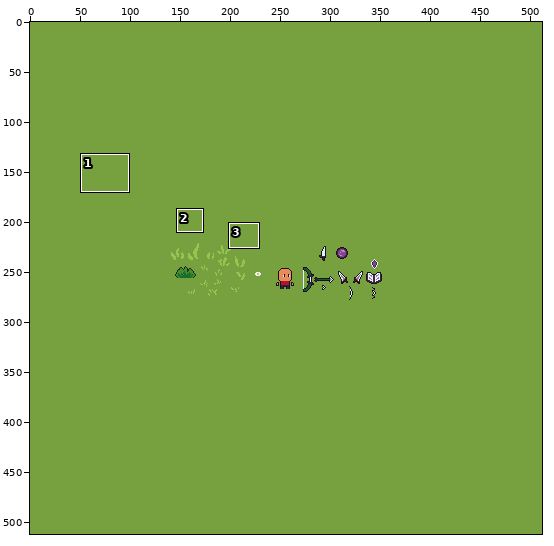
One commit to this pixel-art file: Assets/Game/Sprites/Aseprite/Nullgod_Sheet.aseprite. Above: a wide view before the commit, with the close-up outlined.
Close-up. Before the edit:
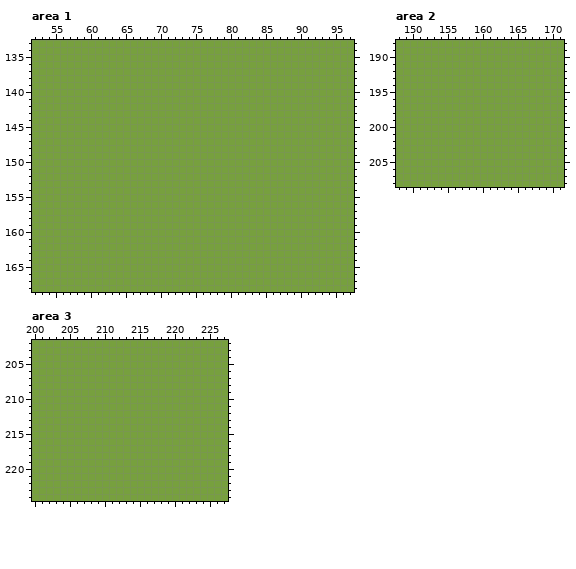
512x512 pixels, 1 frame. Colours within 5 levels of each other are drawn and written as one. Shown: area 1: x 52..97, y 133..168; area 2: x 148..171, y 188..208; area 3: x 200..227, y 202..224. The commit also changed other parts of the picture, which this record leaves out.
The result:
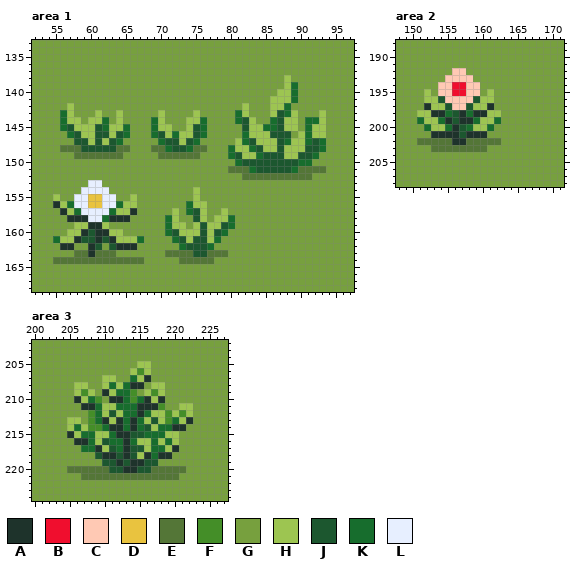
Palette (. is transparent): A #1e332b  B #f00e2e  C #ffc9b4  D #e9c33f  E #547637  F #448e28  G #77a03e  H #9dc551  J #1c572f  K #176d2d  L #e7efff
Diff:
--- area 1, layer "Vegetation"
@@ x 52..97 @@
 137 GGGGGGGGGGGGGGGGGGGGGGGGGGGGGGGGGGGGGGGGGGGGGG
-138 GGGGGGGGGGGGGGGGGGGGGGGGGGGGGGGGGGGGGGGGGGGGGG
-139 GGGGGGGGGGGGGGGGGGGGGGGGGGGGGGGGGGGGGGGGGGGGGG
-140 GGGGGGGGGGGGGGGGGGGGGGGGGGGGGGGGGGGGGGGGGGGGGG
-141 GGGGGGGGGGGGGGGGGGGGGGGGGGGGGGGGGGGGGGGGGGGGGG
-142 GGGGGGGGGGGGGGGGGGGGGGGGGGGGGGGGGGGGGGGGGGGGGG
-143 GGGGGGGGGGGGGGGGGGGGGGGGGGGGGGGGGGGGGGGGGGGGGG
-144 GGGGGGGGGGGGGGGGGGGGGGGGGGGGGGGGGGGGGGGGGGGGGG
-145 GGGGGGGGGGGGGGGGGGGGGGGGGGGGGGGGGGGGGGGGGGGGGG
-146 GGGGGGGGGGGGGGGGGGGGGGGGGGGGGGGGGGGGGGGGGGGGGG
-147 GGGGGGGGGGGGGGGGGGGGGGGGGGGGGGGGGGGGGGGGGGGGGG
-148 GGGGGGGGGGGGGGGGGGGGGGGGGGGGGGGGGGGGGGGGGGGGGG
-149 GGGGGGGGGGGGGGGGGGGGGGGGGGGGGGGGGGGGGGGGGGGGGG
-150 GGGGGGGGGGGGGGGGGGGGGGGGGGGGGGGGGGGGGGGGGGGGGG
-151 GGGGGGGGGGGGGGGGGGGGGGGGGGGGGGGGGGGGGGGGGGGGGG
-152 GGGGGGGGGGGGGGGGGGGGGGGGGGGGGGGGGGGGGGGGGGGGGG
-153 GGGGGGGGGGGGGGGGGGGGGGGGGGGGGGGGGGGGGGGGGGGGGG
-154 GGGGGGGGGGGGGGGGGGGGGGGGGGGGGGGGGGGGGGGGGGGGGG
-155 GGGGGGGGGGGGGGGGGGGGGGGGGGGGGGGGGGGGGGGGGGGGGG
-156 GGGGGGGGGGGGGGGGGGGGGGGGGGGGGGGGGGGGGGGGGGGGGG
-157 GGGGGGGGGGGGGGGGGGGGGGGGGGGGGGGGGGGGGGGGGGGGGG
-158 GGGGGGGGGGGGGGGGGGGGGGGGGGGGGGGGGGGGGGGGGGGGGG
-159 GGGGGGGGGGGGGGGGGGGGGGGGGGGGGGGGGGGGGGGGGGGGGG
-160 GGGGGGGGGGGGGGGGGGGGGGGGGGGGGGGGGGGGGGGGGGGGGG
-161 GGGGGGGGGGGGGGGGGGGGGGGGGGGGGGGGGGGGGGGGGGGGGG
-162 GGGGGGGGGGGGGGGGGGGGGGGGGGGGGGGGGGGGGGGGGGGGGG
-163 GGGGGGGGGGGGGGGGGGGGGGGGGGGGGGGGGGGGGGGGGGGGGG
-164 GGGGGGGGGGGGGGGGGGGGGGGGGGGGGGGGGGGGGGGGGGGGGG
+138 GGGGGGGGGGGGGGGGGGGGGGGGGGGGGGGGGGGGHGGGGGGGGG
+139 GGGGGGGGGGGGGGGGGGGGGGGGGGGGGGGGGGGGHKGGGGGGGG
+140 GGGGGGGGGGGGGGGGGGGGGGGGGGGGGGGGGGGHHKGGGGGGGG
+141 GGGGGGGGGGGGGGGGGGGGGGGGGGGGGGGGGGHHHKGGGGGGGG
+142 GGGGGHGGGGGGGGGGGGGGGGGGGGGGGGHGGGHHKGGGGGGGGG
+143 GGGGKHGGGHGGHGGGGGHGGGGHGGGGGKHGGGHJKHGGGHGGGG
+144 GGGGKHHGHHKGHGGGGKHGGGHHKGGGGKJHGGKJHHGKKHGGGG
+145 GGGGKJHHHJKHHKGGGKHHGGHJKGGGGGJHHKKJHHGKHHGGGG
+146 GGGGGKJHHJJHJKGGGKJHKHHJKGGGGGKHHHJJJGHKHHGGGG
+147 GGGGGGJJHJHJKGGGGGKJJHJKGGGGGHKJHHHJKHHKJKGGGG
+148 GGGGEEEJJJJJEEGGGEEKJJKEEGGGKHHKJHHJHHHJJKGGGG
+149 GGGGGGEEEEEEEGGGGGEEEEEEGGGGKJHHKJJJHHJJKGGGGG
+150 GGGGGGGGGGGGGGGGGGGGGGGGGGGGGKJJJJJJJJKKGGGGGG
+151 GGGGGGGGGGGGGGGGGGGGGGGGGGGGEEEKJJJJJKEEEEGGGG
+152 GGGGGGGGGGGGGGGGGGGGGGGGGGGGGGEEEEEEEEEEGGGGGG
+153 GGGGGGGGLLGGGGGGGGGGGGGGGGGGGGGGGGGGGGGGGGGGGG
+154 GGGGGGGLLLLGGGGGGGGGGGGHGGGGGGGGGGGGGGGGGGGGGG
+155 GGGHGGLLDDLLGGHGGGGGGGGHGGGGGGGGGGGGGGGGGGGGGG
+156 GGGAHKLLDDLLKHHGGGGGGGKHHGGGGGGGGGGGGGGGGGGGGG
+157 GGGGAHKLLLLKHHAGGGGGHGKJHGGHGGGGGGGGGGGGGGGGGG
+158 GGGGGAAALLKAAAGGGGGKHGGJHGHHKGGGGGGGGGGGGGGGGG
+159 GGGGGGHHAAHGGGGGGGGKHHGHJHHJKGGGGGGGGGGGGGGGGG
+160 GGGGGHHAJAAHHGGGGGGKJHHHJHJKGGGGGGGGGGGGGGGGGG
+161 GGGKHHAJJAJAHHHKGGGGKJHJJHKGGGGGGGGGGGGGGGGGGG
+162 GGGGAAGGAJGJAAAGGGGGGKJJJKGGGGGGGGGGGGGGGGGGGG
+163 GGGGGGEEAEEEGGGGGGGEEEEJJEEEGGGGGGGGGGGGGGGGGG
+164 GGGEEEEEEEEEEEEEGGGGGEEEEEGGGGGGGGGGGGGGGGGGGG
 165 GGGGGGGGGGGGGGGGGGGGGGGGGGGGGGGGGGGGGGGGGGGGGG
--- area 2, layer "Vegetation"
@@ x 149..164 @@
 191 GGGGGGGGGGGGGGGG
-192 GGGGGGGGGGGGGGGG
-193 GGGGGGGGGGGGGGGG
-194 GGGGGGGGGGGGGGGG
-195 GGGGGGGGGGGGGGGG
-196 GGGGGGGGGGGGGGGG
-197 GGGGGGGGGGGGGGGG
-198 GGGGGGGGGGGGGGGG
-199 GGGGGGGGGGGGGGGG
-200 GGGGGGGGGGGGGGGG
-201 GGGGGGGGGGGGGGGG
-202 GGGGGGGGGGGGGGGG
-203 GGGGGGGGGGGGGGGG
+192 GGGGGGGCCGGGGGGG
+193 GGGGGGCCCCGGGGGG
+194 GGGGGCCBBCCGGGGG
+195 GGGHGCCBBCCGHGGG
+196 GGGHHJCCCCJHHGGG
+197 GGGAHHJCCJHHAGGG
+198 GGHHAAKJAKAAHHGG
+199 GGKHHKAJAAKHHKGG
+200 GGGKHHKAJKHHKGGG
+201 GGGGAAAAJAAAGGGG
+202 GGEEEEEAAEEEEEGG
+203 GGGGEEEEEEEEGGGG
 204 GGGGGGGGGGGGGGGG
--- area 3, layer "Vegetation"
@@ x 200..227 @@
 204 GGGGGGGGGGGGGGGGGGGGGGGGGGGG
-205 GGGGGGGGGGGGGGGGGGGGGGGGGGGG
-206 GGGGGGGGGGGGGGGGGGGGGGGGGGGG
-207 GGGGGGGGGGGGGGGGGGGGGGGGGGGG
-208 GGGGGGGGGGGGGGGGGGGGGGGGGGGG
-209 GGGGGGGGGGGGGGGGGGGGGGGGGGGG
-210 GGGGGGGGGGGGGGGGGGGGGGGGGGGG
-211 GGGGGGGGGGGGGGGGGGGGGGGGGGGG
-212 GGGGGGGGGGGGGGGGGGGGGGGGGGGG
-213 GGGGGGGGGGGGGGGGGGGGGGGGGGGG
-214 GGGGGGGGGGGGGGGGGGGGGGGGGGGG
-215 GGGGGGGGGGGGGGGGGGGGGGGGGGGG
-216 GGGGGGGGGGGGGGGGGGGGGGGGGGGG
-217 GGGGGGGGGGGGGGGGGGGGGGGGGGGG
-218 GGGGGGGGGGGGGGGGGGGGGGGGGGGG
-219 GGGGGGGGGGGGGGGGGGGGGGGGGGGG
-220 GGGGGGGGGGGGGGGGGGGGGGGGGGGG
-221 GGGGGGGGGGGGGGGGGGGGGGGGGGGG
+205 GGGGGGGGGGGGGGGHHGGGGGGGGGGG
+206 GGGGGGGGGGGGGGHFHGGGGGGGGGGG
+207 GGGGGGGGGGHHGGKHAGGGGGGGGGGG
+208 GGGGGGHHGGHKHKAAGHHGGGGGGGGG
+209 GGGGGGHFHGAHKKFGHFHGGGGGGGGG
+210 GGGGGGAHKFGAAKFKAHAGGGGGGGGG
+211 GGGGGGGAAKHHKKKAAAFGGHHGGGGG
+212 GGGGGGGGFKHJHKKAKHHFHFHGGGGG
+213 GGGGGHHGFKAHAKAKHJHFKHAGGGGG
+214 GGGGGHKHFFKAAKAKJHKKAAGGGGGG
+215 GGGGGAHKKHHKAAJJKKKHHGGGGGGG
+216 GGGGGGAAKHJKKAKHHKHKHGGGGGGG
+217 GGGGGGGKKAHJKAJJHKKHAGGGGGGG
+218 GGGGGGGGGJAAJAJHAKAAGGGGGGGG
+219 GGGGGGGGGGJJAJAAJJGGGGGGGGGG
+220 GGGGGEEEEEEJJAAJJEEEEEGGGGGG
+221 GGGGGGGEEEEEEEEEEEEEEGGGGGGG
 222 GGGGGGGGGGGGGGGGGGGGGGGGGGGG
Changed places in both close-ups, as pixel boxes (x1, y1, x2, y2):
changed: (53, 75, 326, 264)
changed: (417, 68, 501, 152)
changed: (67, 361, 193, 480)
